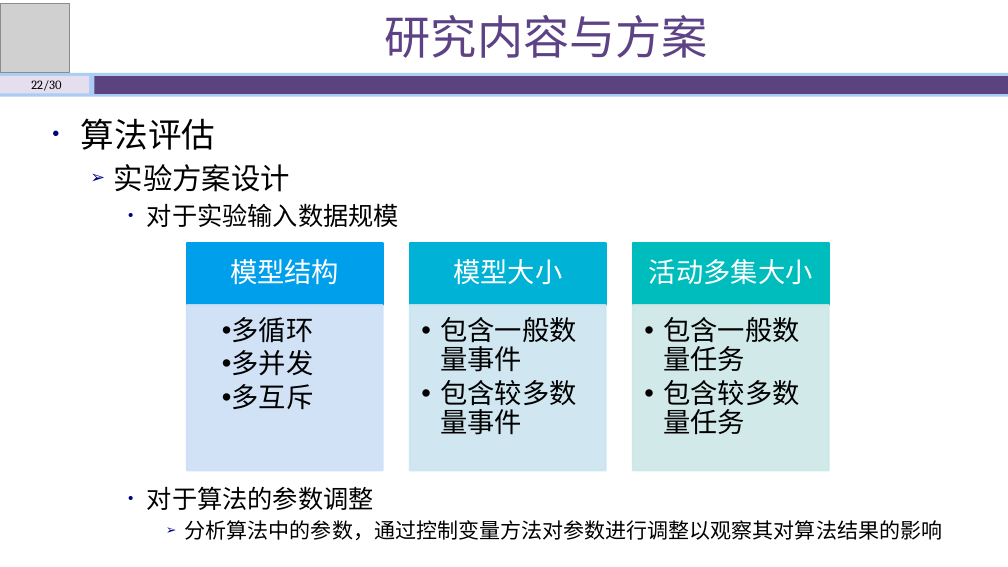
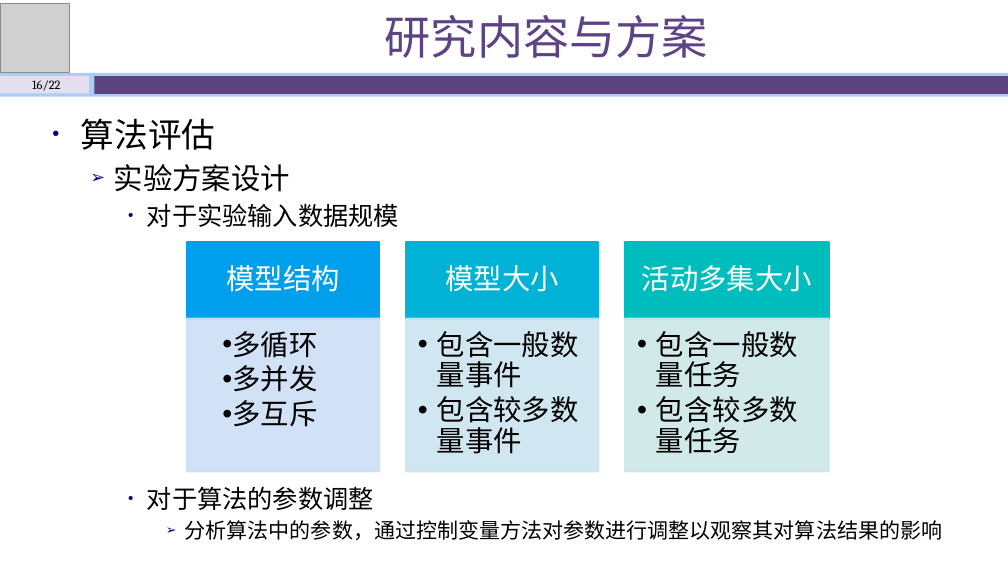
Before and after one commit to shawn47/0930, a slide deck: slide 16 of 开题答辩930.pptx (slide 22 before the commit). Drawn at 1008x567 pixels with LibreOffice and Linux fonts; fonts in the diff are those of the drawing; grey boxes stand for pictures. Boxes give left, top, right and bottom in pixels: in the first picture for what was removed or moved away, otherwise in the second. Text is boxed around its words. In the diff, an @@ line names an element or a change of style, - is before the commit and + after.

```diff
--- a/开题答辩930.pptx
+++ b/开题答辩930.pptx
@@ text at bbox=[32, 80, 61, 91]: text changed @@
-22/30
+16/22
@@ rectangle: place and size @@
-rectangle at bbox=[187, 243, 383, 306]
+rectangle at bbox=[187, 242, 379, 318]
@@ rectangle: place and size @@
-rectangle at bbox=[410, 243, 606, 306]
+rectangle at bbox=[406, 242, 598, 318]
@@ size 26 to 27 pt in 6 elements at bbox=[232, 331, 317, 427], bbox=[656, 331, 798, 454], bbox=[437, 331, 579, 454], bbox=[226, 265, 339, 292], bbox=[445, 265, 558, 292], bbox=[642, 265, 812, 292] @@
@@ text "活动多集大小": place and size @@
-text "活动多集大小" at bbox=[649, 259, 813, 285]
+text "活动多集大小" at bbox=[642, 265, 812, 292]
@@ rectangle: place and size @@
-rectangle at bbox=[633, 243, 829, 306]
+rectangle at bbox=[625, 242, 829, 318]
@@ text "多循环": place and size @@
-text "多循环" at bbox=[232, 317, 314, 410]
+text "多循环" at bbox=[232, 331, 317, 427]
@@ rectangle: place and size @@
-rectangle at bbox=[187, 306, 383, 471]
+rectangle at bbox=[187, 318, 379, 471]
@@ text "包含一般数量事件": place and size @@
-text "包含一般数量事件" at bbox=[440, 317, 577, 435]
+text "包含一般数量事件" at bbox=[437, 331, 579, 454]
@@ rectangle: place and size @@
-rectangle at bbox=[410, 306, 606, 471]
+rectangle at bbox=[406, 318, 598, 471]
@@ text "包含一般数量任务": place and size @@
-text "包含一般数量任务" at bbox=[663, 317, 800, 434]
+text "包含一般数量任务" at bbox=[656, 331, 798, 454]
@@ rectangle: place and size @@
-rectangle at bbox=[633, 306, 829, 471]
+rectangle at bbox=[625, 318, 829, 471]
```
Also in this commit, not shown: 20 other slides changed, 8 slides removed, 26 other files.
